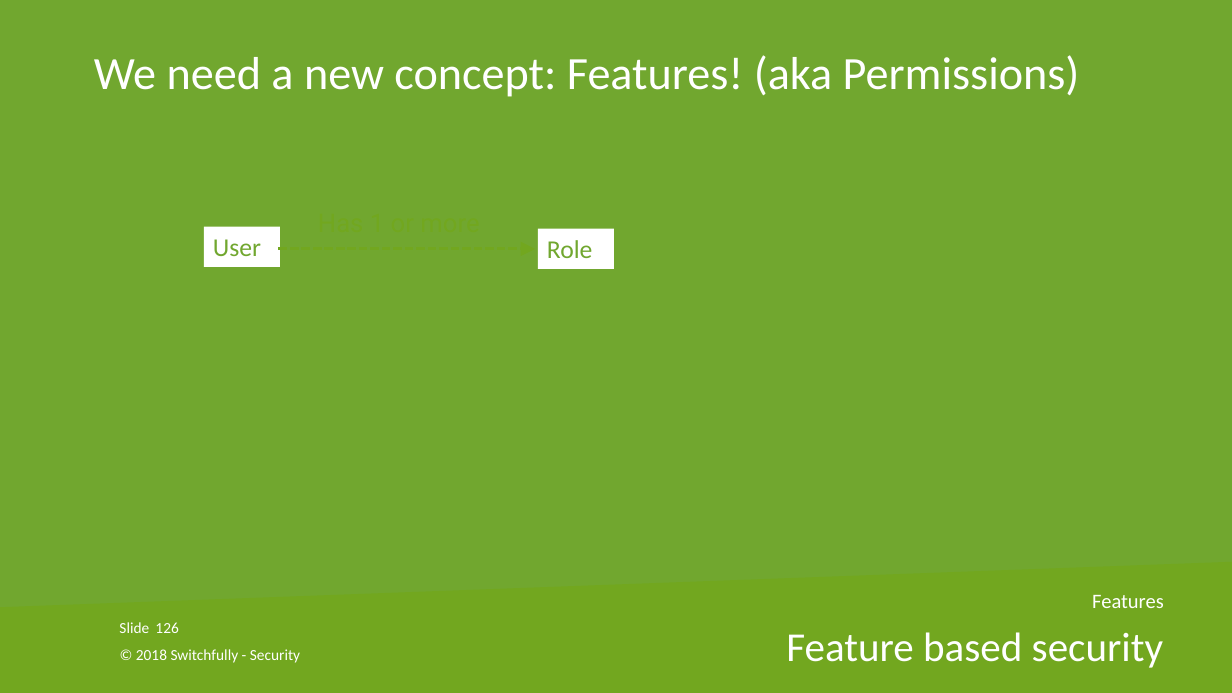
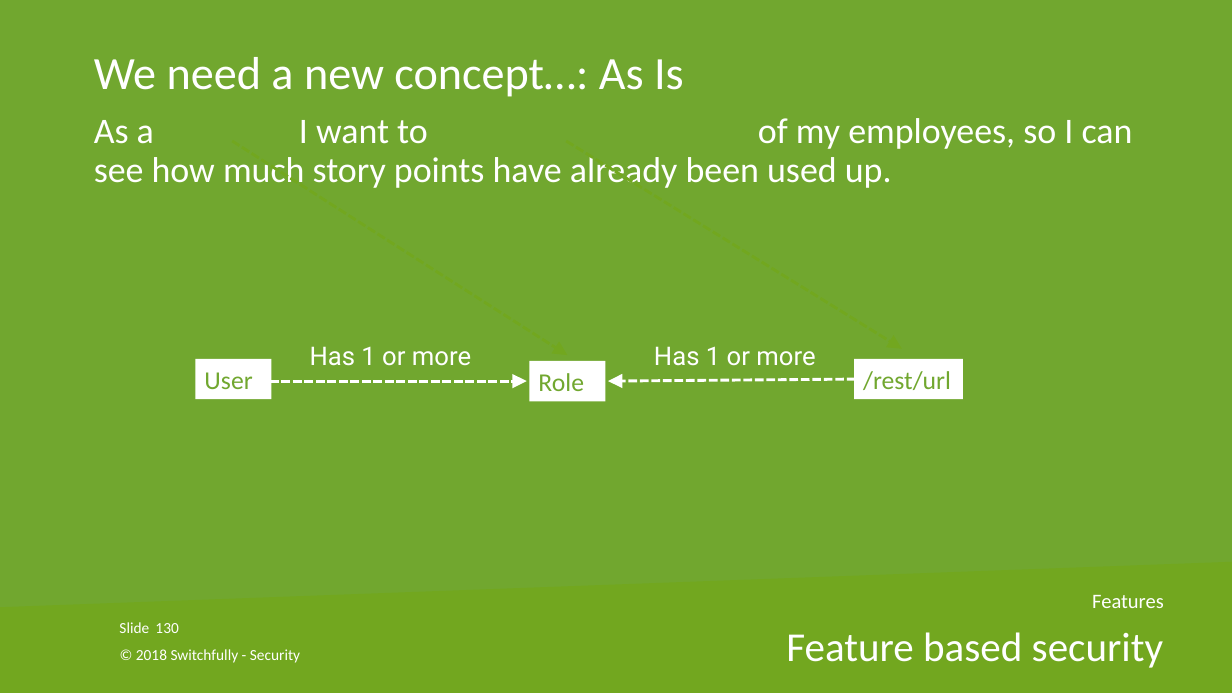
Before and after one commit to nielsjani/switchfully-security, a slide deck: slide 130 of powerpoint/switchfully-security@Cegeka.pptx (slide 126 before the commit). Drawn at 1232x693 pixels with LibreOffice and Linux fonts; fonts in the diff are those of the drawing; background and template pictures are left out. Boxes give left, top, right and bottom in pixels: in the first picture for what was removed or moved away, otherwise in the second. Text is boxed around its words. In the diff, an @@ line names an element or a change of style, - is before the commit and + after.

```diff
--- a/powerpoint/switchfully-security@Cegeka.pptx
+++ b/powerpoint/switchfully-security@Cegeka.pptx
@@ text at [94, 57, 1133, 188]: text changed; size 36 to 28 pt @@
-We need a new concept: Features! (aka Permissions)
+We need a new concept…: As Is
+As a manager I want to see the hours worked of my employees, so I can see how much story points have already been used up.
@@ arrow added from (234, 141) to (567, 355), #72A71F 2.25 pt dashed @@
@@ arrow added from (567, 141) to (902, 348), #72A71F 2.25 pt dashed @@
@@ text "Has 1 or more" at [310, 346, 471, 366]: text colour #72A71F to #FFFFFF @@
@@ text added at [654, 346, 815, 366], 20 pt, text #FFFFFF @@
+Has 1 or more
@@ rectangle added at [854, 359, 963, 399], fill #FFFFFF, 20 pt, text #71A72F @@
+/rest/url
@@ arrow moved from (280, 249) - (535, 249) to (272, 381) - (527, 381) @@
@@ arrow (272, 381) - (527, 381): stroke #72A71F 2.25 pt dashed to #FFFFFF 2.25 pt dashed @@
@@ 2 rectangles, 1 text: place and size @@
-2 rectangles, 1 text at [204, 202, 614, 269]
+2 rectangles, 1 text at [195, 346, 605, 402]
@@ arrow added from (854, 379) to (608, 381), #FFFFFF 2.25 pt dashed @@
@@ page number at [155, 623, 178, 633]: text changed @@
-126
+130
```
Also in this commit, not shown: 4 other slides changed, 6 slides added, 1 slide removed.
